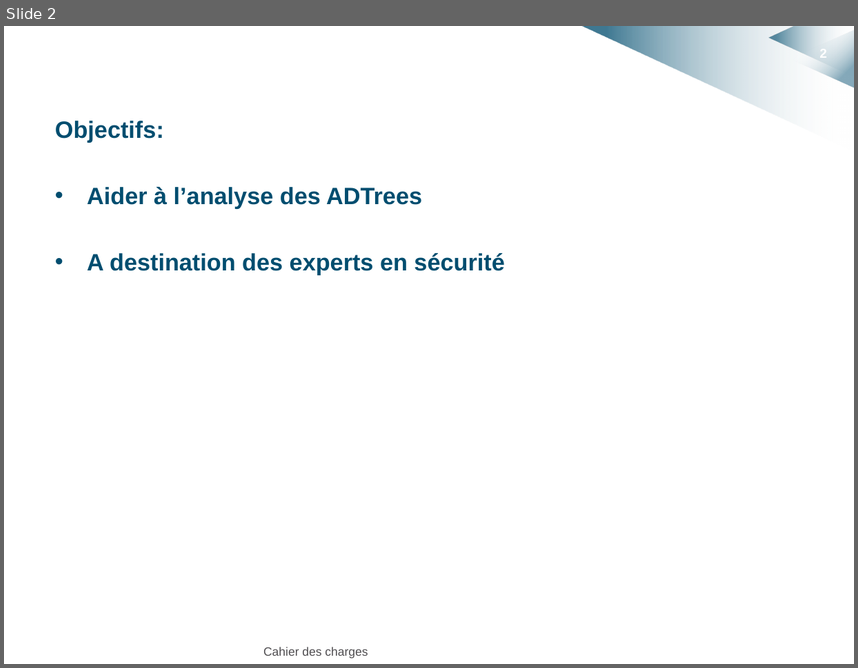
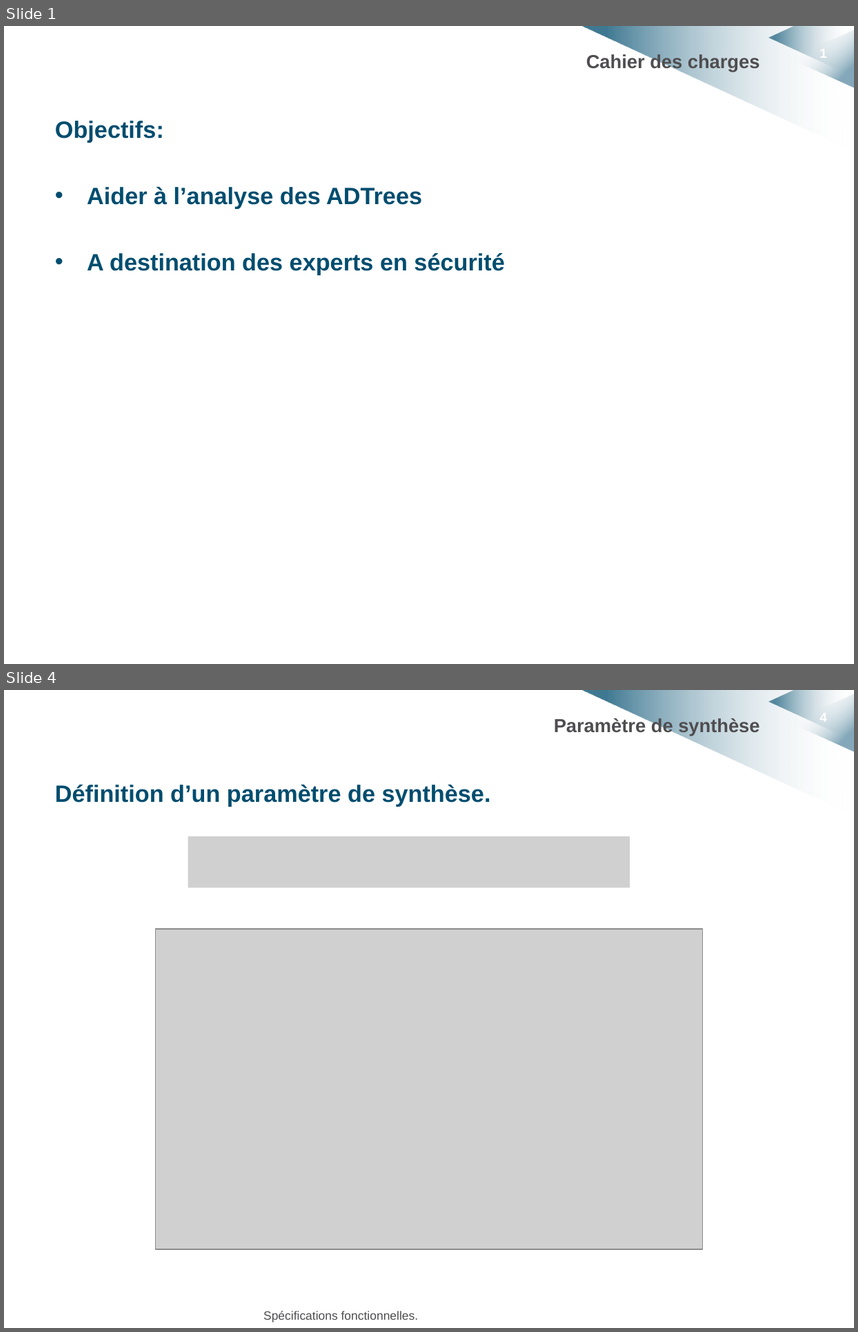
Before and after one commit to HKervadec/korrigolo, a slide deck: soutenances/projet_decembre/cahier_charges.pptx. Shown one above the other, each under a label of ours: slide 2 before the commit, slides 1 and 4 after it; the slides between them are not shown. The pictures are 858x668 and 858x1332 pixels, drawn with LibreOffice and Linux fonts; fonts in the diff are those of the drawing; grey boxes stand for pictures; background and template pictures are left out. Boxes give left, top, right and bottom in pixels: in the first picture for what was removed or moved away, otherwise in the second. Text is boxed around its words. In the diff, an @@ line names an element or a change of style, - is before the commit and + after.

```diff
--- a/soutenances/projet_decembre/cahier_charges.pptx
+++ b/soutenances/projet_decembre/cahier_charges.pptx
@@ slide 4 added at [4,690,854,1328], background #FFFFFF; not listed: 4 template elements that a slide beside it also shows @@
@@ title added at [554,718,760,736], 16 pt, text #4F4D50, bold @@
+Paramètre de synthèse
@@ text added at [55,785,491,807], 20 pt, text #004D6F, bold @@
+Définition d’un paramètre de synthèse.
@@ picture added at [188,836,631,888] @@
@@ picture added at [155,929,703,1250] @@
@@ text added at [263,1310,419,1322], 10.2 pt, text #4F4D50 @@
+Spécifications fonctionnelles.
@@ what was slide 2 is now slide 1 @@
@@ slide 1 changed as well @@
@@ title "Cahier des charges": place and size @@
-title "Cahier des charges" at [263,646,368,658]
+title "Cahier des charges" at [586,54,760,72]
@@ title "Cahier des charges" at [586,54,760,72]: size 10.2 to 16 pt, bold on; alignment left to right; less space between paragraphs; vertical alignment top to middle @@
@@ page number at [820,47,826,61]: text changed @@
-2
+1
```
Also in this commit, not shown: 4 other slides added, 4 slides removed.
